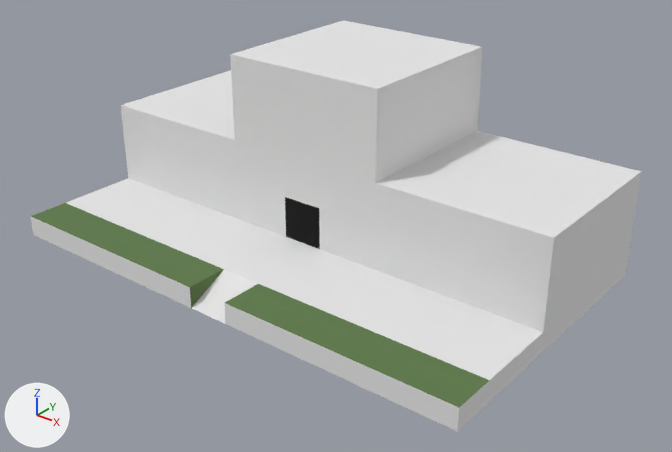
Before and after pictures for a commit that changed the Blender file assets/buildings/casa_juventud.blend.
One viewpoint serves both versions: a camera (50 mm lens) standing at (24.7, -28.4, 20.1) and looking at (1.4, 0.6, 2.0). The lights are fixed; the arrows at lower left show +X, +Y and +Z. The picture after the commit comes second.
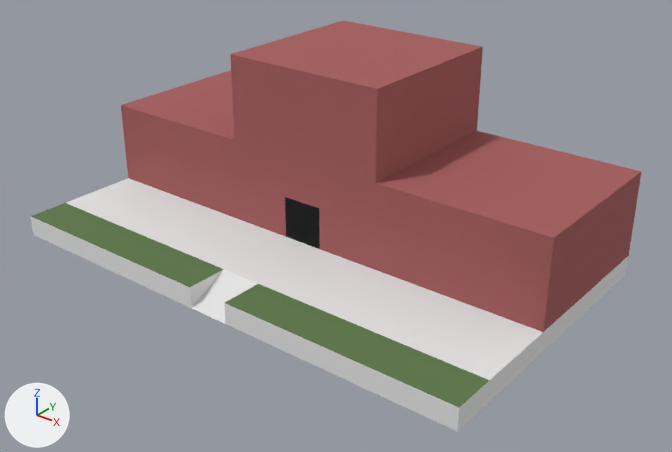
Location of each change, [x1, y1, x2, y2] in pixels of the pictures (672 x 452 px):
```json
{"object": "Plane", "change": "recoloured", "before": [118, 20, 642, 343], "after": [118, 20, 642, 343], "on screen": "white to brown"}
{"part": 1, "of": "me_plane", "change": "recoloured", "before": [190, 270, 223, 308], "after": [190, 270, 223, 308], "on screen": "dark green to white"}
```

Edits to the scene script, one JSON object a line:
```json
{"op": "set", "path": "mat_facade.base_color", "old": "(0.8, 0.8, 0.8)", "new": "(0.381, 0.109, 0.109)", "note": "white #e7e7e7 -> brown #a65d5d"}
{"op": "add", "block": "mat_stone", "code": ["mat_stone = principled_material('Stone')", "mat_stone.base_color = (0.8, 0.8, 0.8)  # white #e7e7e7", "mat_stone.roughness = 1.0"]}
{"block": "me_plane", "where": "me_plane.from_pydata(...)  # 193 vertices, 171 faces; spans x -3.0..3.0, y -1.5..2.0, z 0.0..2.25"}
{"block": "me_plane", "where": "# used by ob_plane; location = (0.0, 0.0, 0.0); scale = (4.0, 4.0, 4.0)"}
{"block": "me_plane", "change": "me_plane part 1: all 2 faces centred in x -0.25..0.25, y -1.31, z 0.19 switch from mat_garden (dark green #5f7a4a) to mat_stone (white #e7e7e7)"}
```
